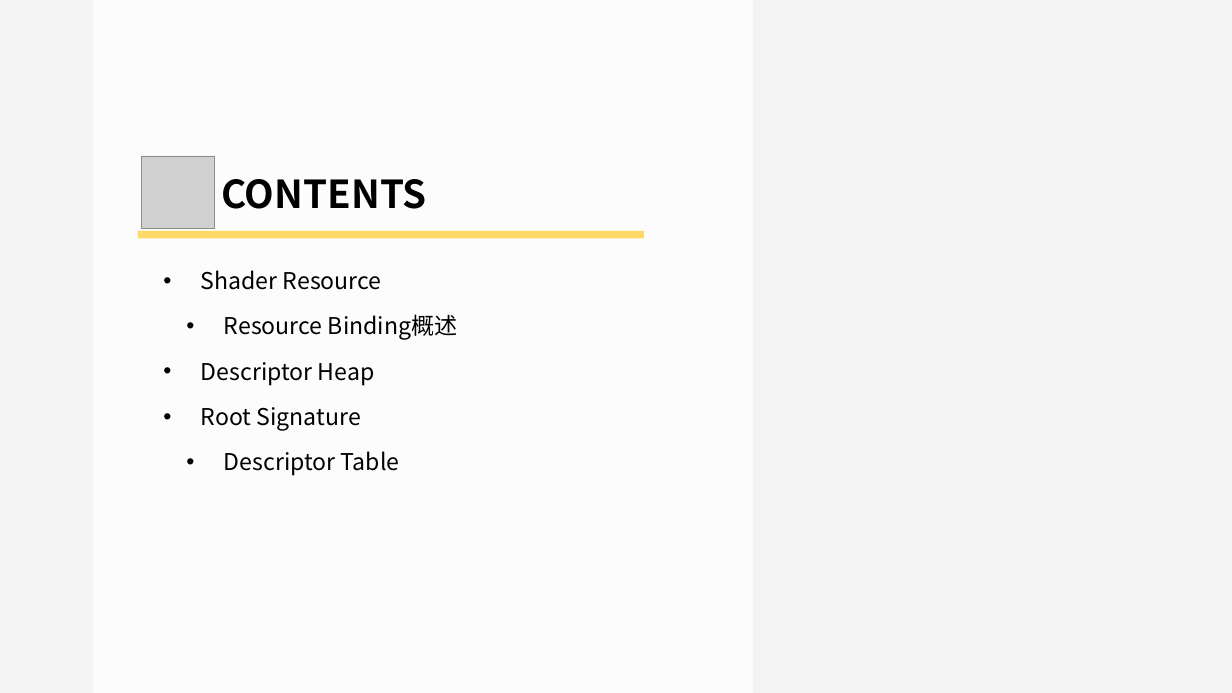
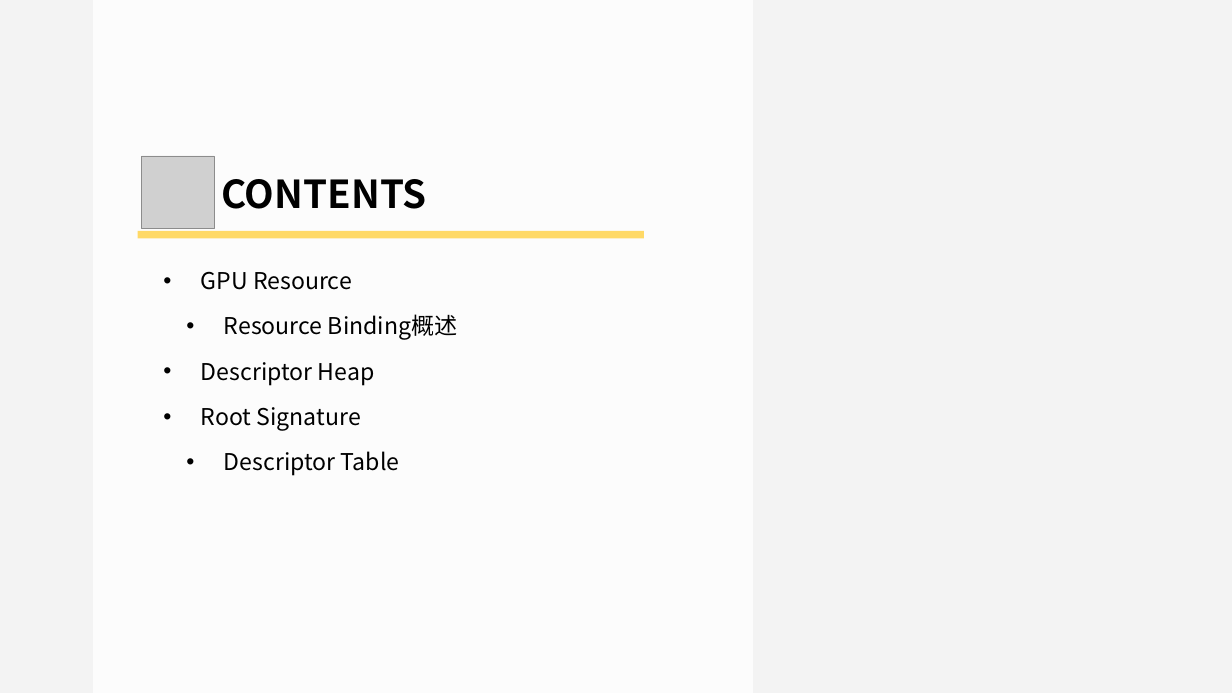
Before and after one commit to doomlover/KSGameEngineTutorials, a slide deck: slide 3 of PPTs/05.深入DX12绘制二.pptx. Drawn at 1232x693 pixels with LibreOffice and Linux fonts; fonts in the diff are those of the drawing; grey boxes stand for pictures. Boxes give left, top, right and bottom in pixels: in the first picture for what was removed or moved away, otherwise in the second. Text is boxed around its words. In the diff, an @@ line names an element or a change of style, - is before the commit and + after.

```diff
--- a/PPTs/05.深入DX12绘制二.pptx
+++ b/PPTs/05.深入DX12绘制二.pptx
@@ text at (x1=201, y1=271, x2=352, y2=290): text changed @@
-• Shader Resource
+• GPU Resource
```
Also in this commit, not shown: 20 other slides changed, 5 slides added, 1 other file.
